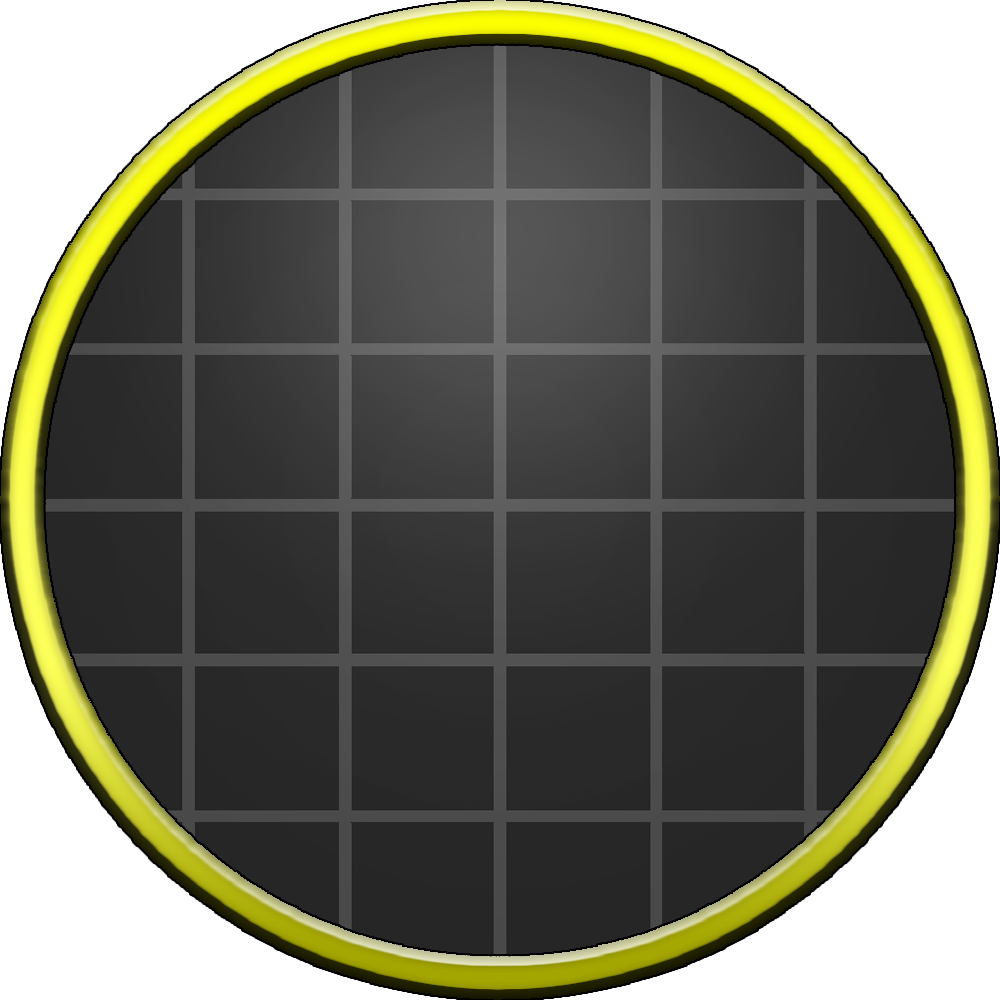
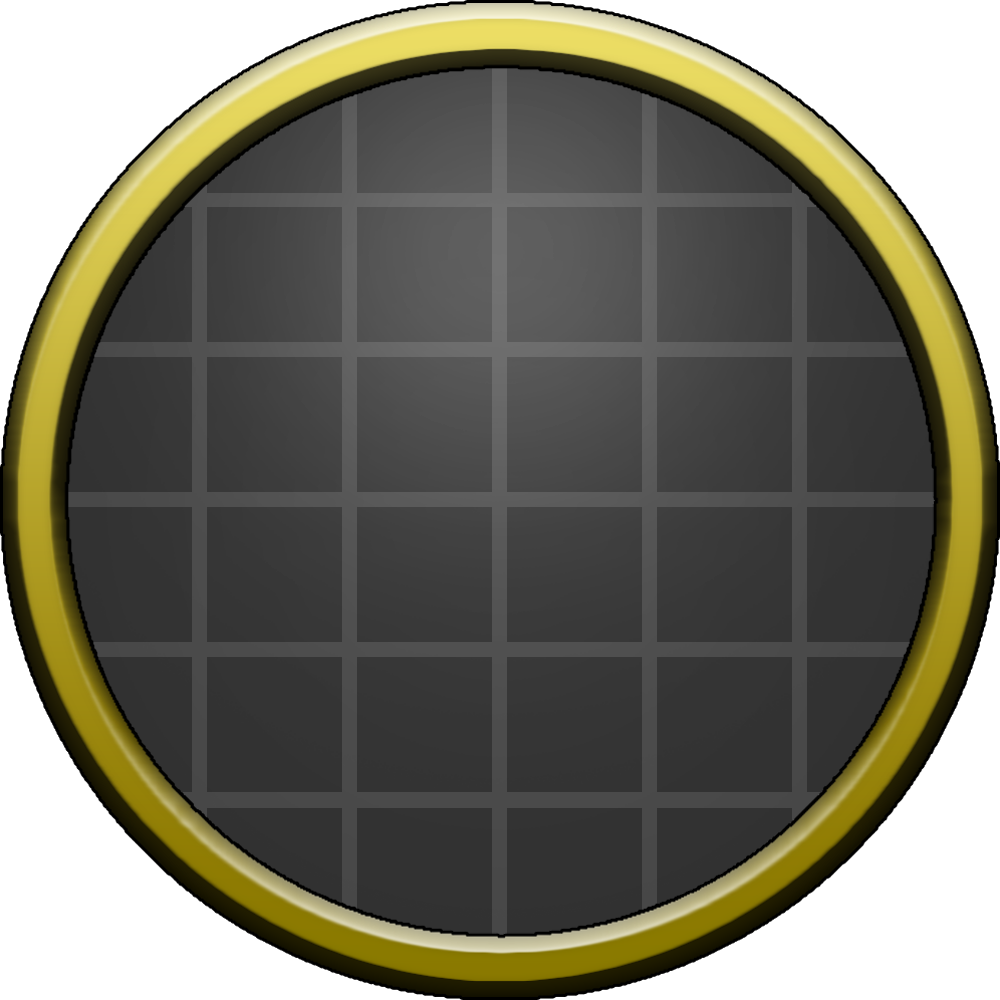
Two versions of the same layered image (1000px x 1000px). Layer-by-layer changes:
added layer "レイヤー 1" above "レイヤー 3" over <box>0,0,1000,1000</box>
added layer "レイヤー 3" above "レイヤー 5" over <box>64,64,935,935</box>
added layer "レイヤー 5" above "レイヤー 4" over <box>60,60,940,940</box>
painted on "レイヤー 4" over <box>0,0,1000,1000</box>
